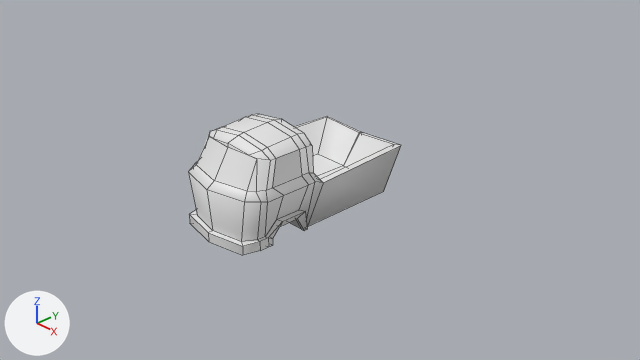
Two versions of the Blender file Models/bug_car.blend, one commit apart.
Rendered twice from the file's camera 'Camera'. The axes (+X, +Y, +Z) are drawn at lower left. The lights are the same throughout. Mesh edges are drawn as thin lines.

Objects in the first picture: 'Bus'.
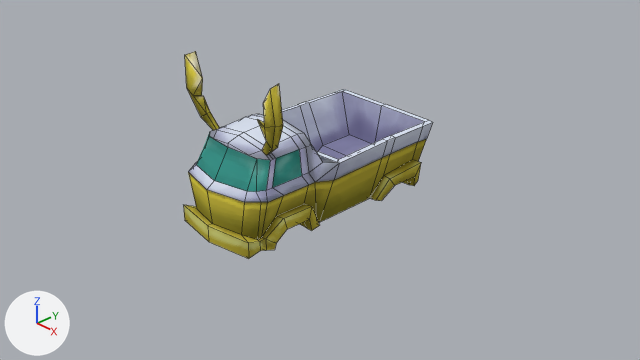
Boxes [x1, y1, x2, y2] around the edits, measured in the pictures (640 x 360 px):
'Bus', surface changed, reshaped (17% wider, 47% taller): before [188, 114, 401, 255]; after [184, 51, 433, 259]
part 1 of me_cube, built on: before [210, 116, 401, 226]; after [185, 51, 433, 222]
part 2 of me_cube, surface changed: [188, 114, 318, 251] in both

The change, as a list of edits to the scene's bpy script:
```text
Add img_cartexture:
    img_cartexture = load_image('CarTexture', '_unpacked/CarTexture.png', 256, 256, 'sRGB')
Change mat_material:
    remove mat_material.base_color = (0.8, 0.8, 0.8)  # white #e7e7e7
    add mat_material.texture = img_cartexture
    mat_material.roughness: 0.5 -> 1.0
    add mat_material.specular_ior_level = 0.0
Change me_cube:
    used by ob_bus; location = (0.0, 0.0, 0.0)
    remove me_cube.from_pydata(...)  # 92 vertices, 75 faces, 1 loose edge; spans x -0.01..0.74, y -1.76..0.77, z -0.27..0.97
    add me_cube.from_pydata(...)  # 147 vertices, 128 faces; spans x 0.0..0.85, y -1.76..1.21, z -0.34..1.75
    me_cube part 1
    7 vertices are removed from x 0.0..0.67, y -1.54..0.77, z -0.27..0.49
    15 faces are deleted
    1 loose edge is deleted
    3 vertices in x 0.0..0.42, y -1.76..-1.61, z -0.14 move by (0.0, 0.0, 0.09)
    39 vertices move from x -0.01..0.74, y -1.66..0.77, z -0.26..0.47 to x 0.0..0.85, y -1.66..1.02, z -0.26..0.62
    62 vertices are added at x 0.0..0.81, y -1.4..1.21, z -0.34..1.75
    66 new faces join them, smooth
    2 new faces join them
    me_cube part 2: 60 kept faces spanning x 0.0..0.85, y -1.76..-0.43, z -0.26..0.97 get new texture (UV) coordinates
```
